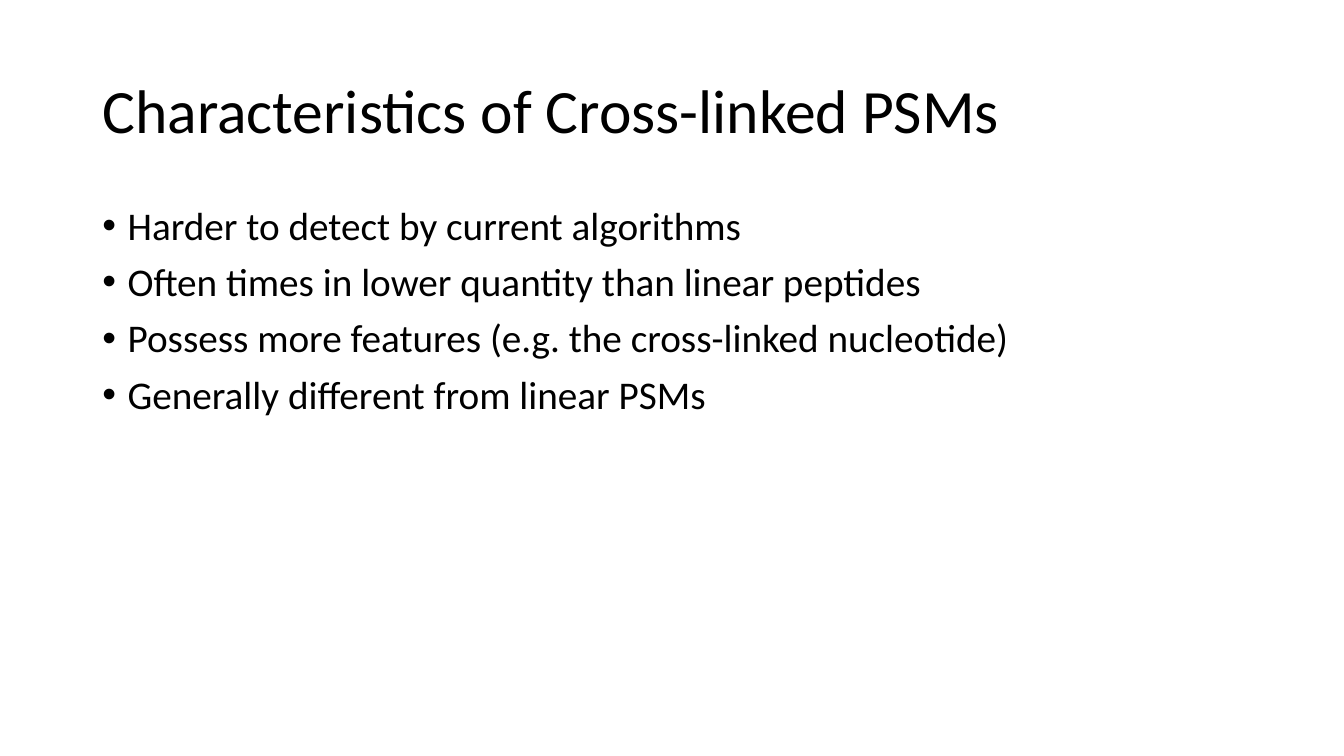
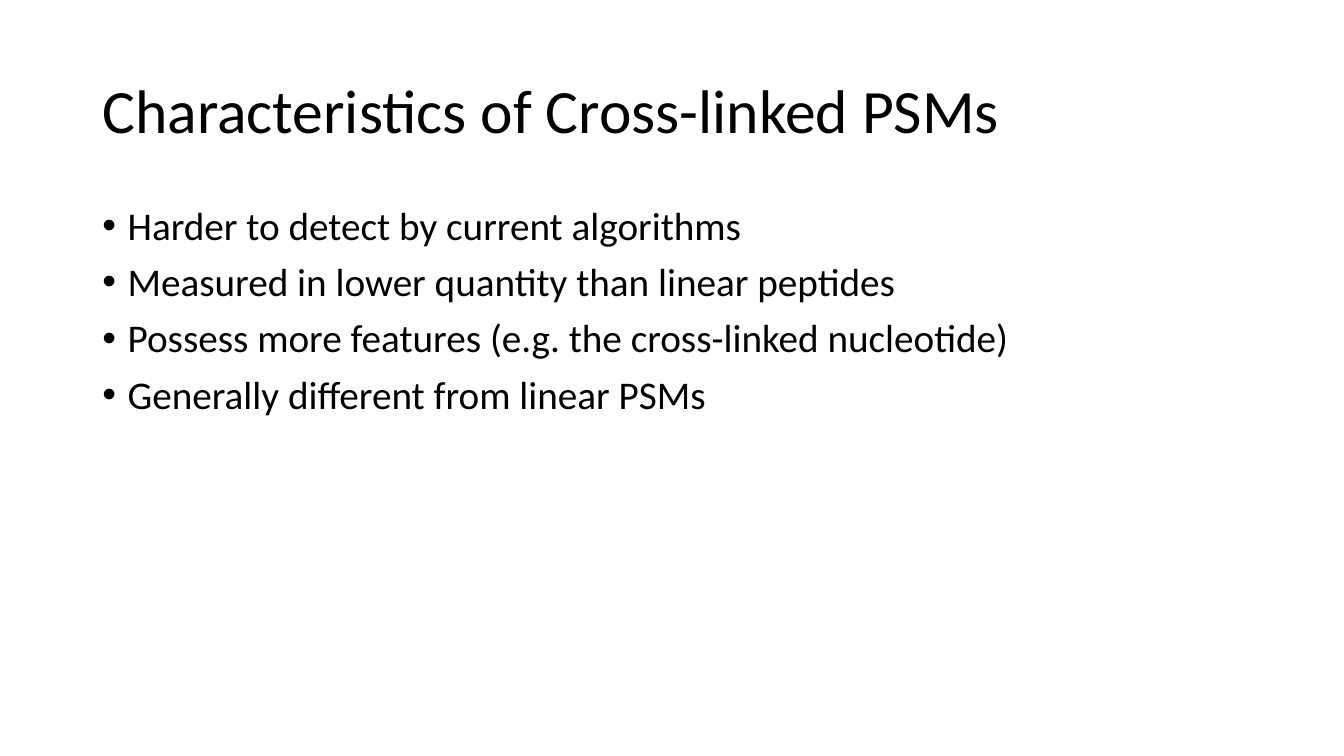
Before and after one commit to emilpaulitz/Bachelor-Thesis, a slide deck: slide 13 of doc/presentation.pptx. Drawn at 1344x756 pixels with LibreOffice and Linux fonts; fonts in the diff are those of the drawing. Boxes give left, top, right and bottom in pixels: in the first picture for what was removed or moved away, otherwise in the second. Text is boxed around its words. In the diff, an @@ line names an element or a change of style, - is before the commit and + after.

```diff
--- a/doc/presentation.pptx
+++ b/doc/presentation.pptx
@@ text at (128,268,895,303): text changed @@
-• Often times in lower quantity than linear peptides
+• Measured in lower quantity than linear peptides
```
Also in this commit, not shown: 1 other slide changed, 3 other files.
